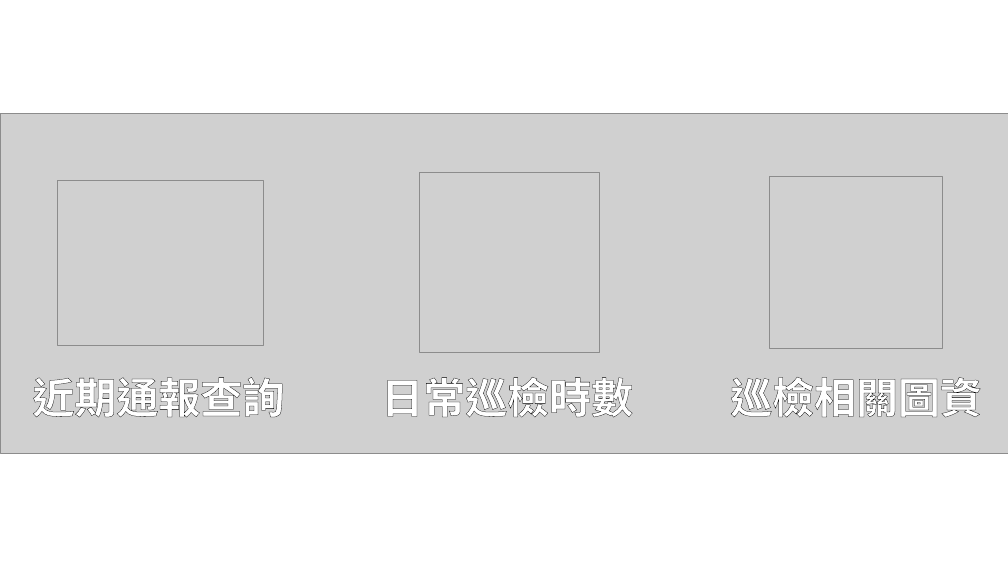
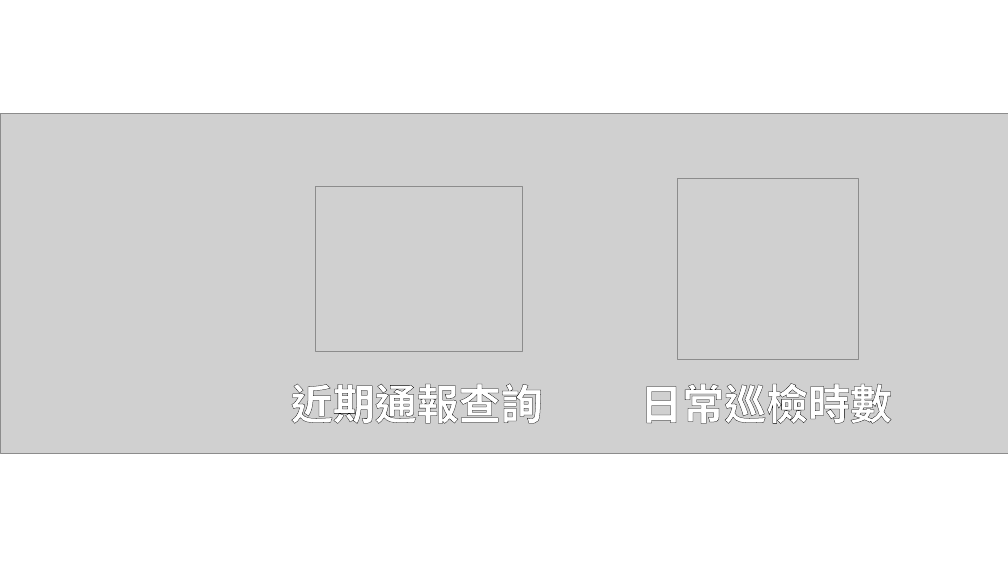
Before and after one commit to jialiang8931/WRA06-Volunteer-LineBot, a slide deck: slide 1 of src/assets/rich-menu/design.pptx. Drawn at 1008x567 pixels with LibreOffice and Linux fonts; fonts in the diff are those of the drawing; grey boxes stand for pictures. Boxes give left, top, right and bottom in pixels: in the first picture for what was removed or moved away, otherwise in the second. Text is boxed around its words. In the diff, an @@ line names an element or a change of style, - is before the commit and + after.

```diff
--- a/src/assets/rich-menu/design.pptx
+++ b/src/assets/rich-menu/design.pptx
@@ picture removed at [769,176,941,349] @@
@@ 2 pictures, 2 texts: place and size @@
-2 pictures, 2 texts at [33,172,633,418]
+2 pictures, 2 texts at [291,178,892,424]
@@ text removed at [730,377,982,418] @@
-巡檢相關圖資
```
Also in this commit, not shown: 3 slides added, 3 other files.
